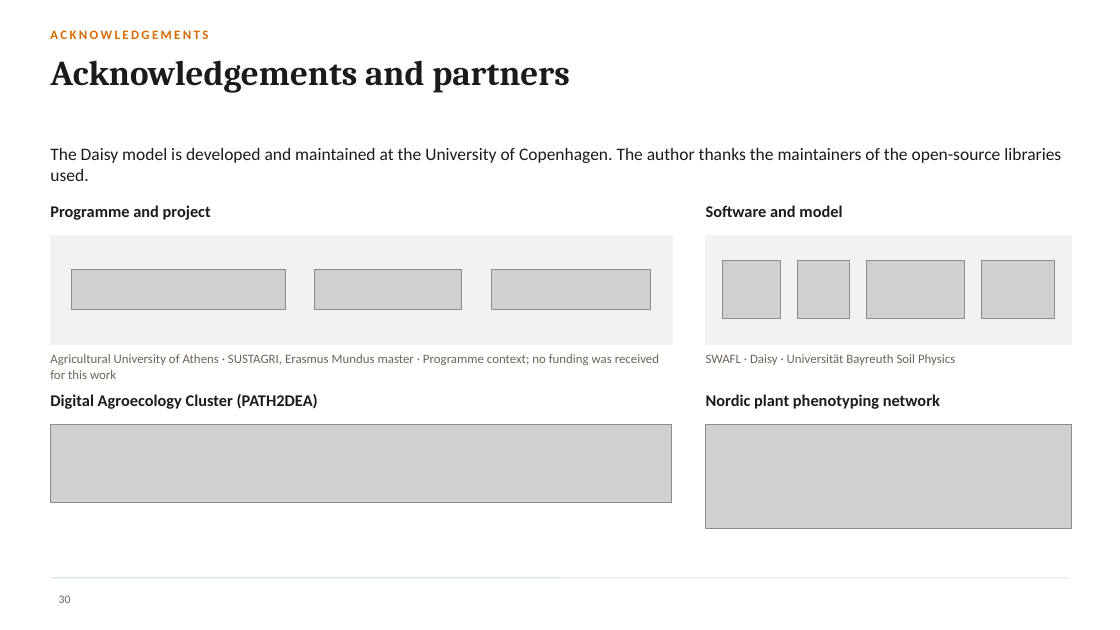
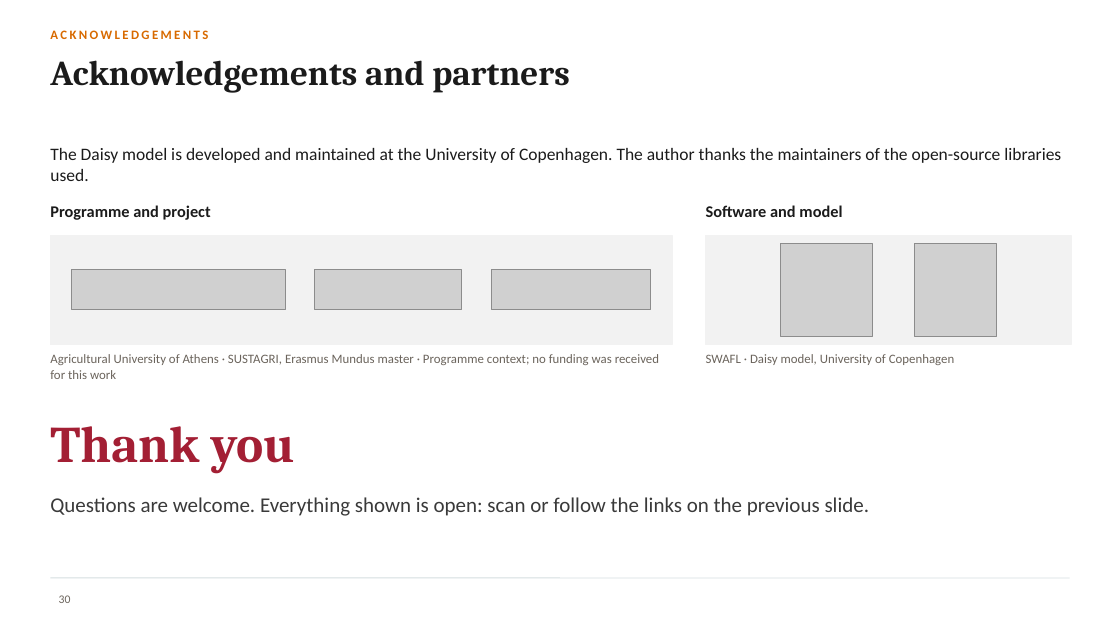
Before and after one commit to halilunaziru73-creator/Coupled-Water-Fluxes-Pore-Scale-Dynamics-Precision-Irrigation-Mulching-Feedback-Loops, a slide deck: slide 30 of Manuscripts/pdf/Supplementary/SWAFL_Presentation.pptx. Drawn at 1120x630 pixels with LibreOffice and Linux fonts; fonts in the diff are those of the drawing; grey boxes stand for pictures; background and template pictures are left out. Boxes give left, top, right and bottom in pixels: in the first picture for what was removed or moved away, otherwise in the second. Text is boxed around its words. In the diff, an @@ line names an element or a change of style, - is before the commit and + after.

Commit message:
Presentation: reach of all ten soils, partner logo strips and Bayreuth logos removed

```diff
--- a/Manuscripts/pdf/Supplementary/SWAFL_Presentation.pptx
+++ b/Manuscripts/pdf/Supplementary/SWAFL_Presentation.pptx
@@ picture: place and size @@
-picture at [723,260,781,318]
+picture at [781,244,873,336]
@@ picture removed at [866,260,965,318] @@
@@ picture: place and size @@
-picture at [797,260,849,318]
+picture at [915,244,997,336]
@@ picture removed at [981,260,1054,318] @@
@@ text at [706,354,955,365]: text changed @@
-SWAFL · Daisy · Universität Bayreuth Soil Physics
+SWAFL · Daisy model, University of Copenhagen
@@ text removed at [50,394,318,409] @@
-Digital Agroecology Cluster (PATH2DEA)
@@ text removed at [706,394,940,409] @@
-Nordic plant phenotyping network
@@ picture removed at [50,424,672,503] @@
@@ text added at [50,426,295,474], 44 pt, text #A31F34, bold @@
+Thank you
@@ picture removed at [706,424,1071,529] @@
@@ text added at [50,497,870,516], 18 pt, text #3A3A3A @@
+Questions are welcome. Everything shown is open: scan or follow the links on the previous slide.
```
Also in this commit, not shown: 1 other slide changed.
